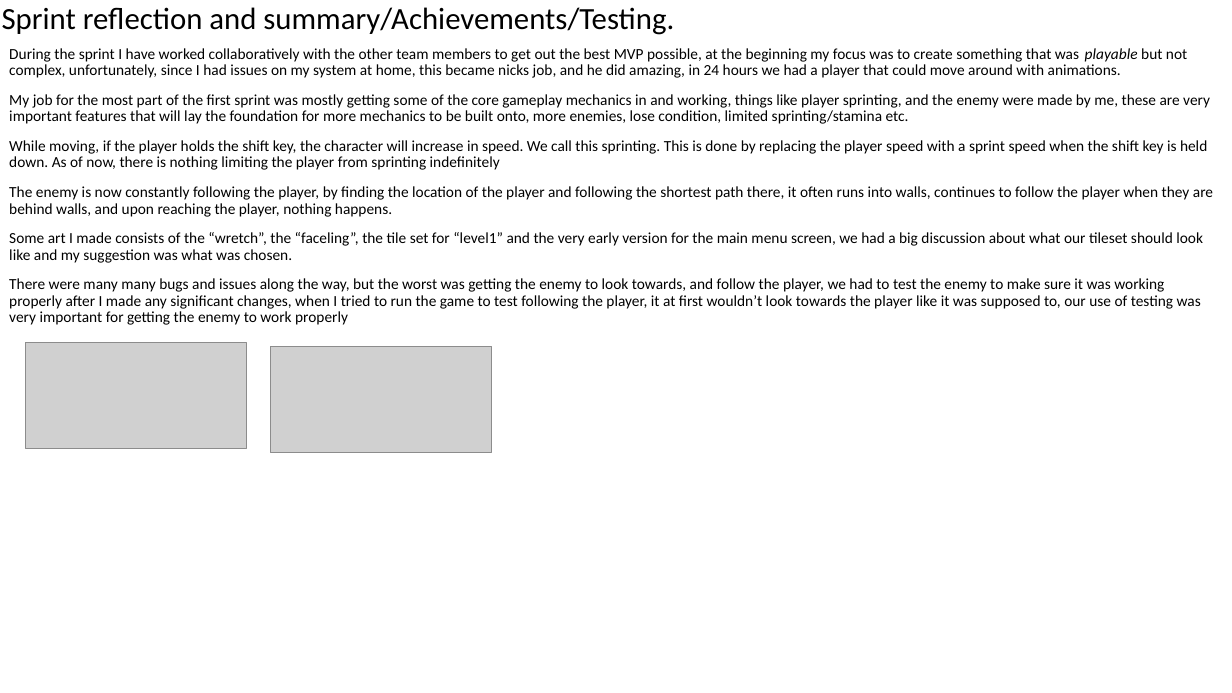
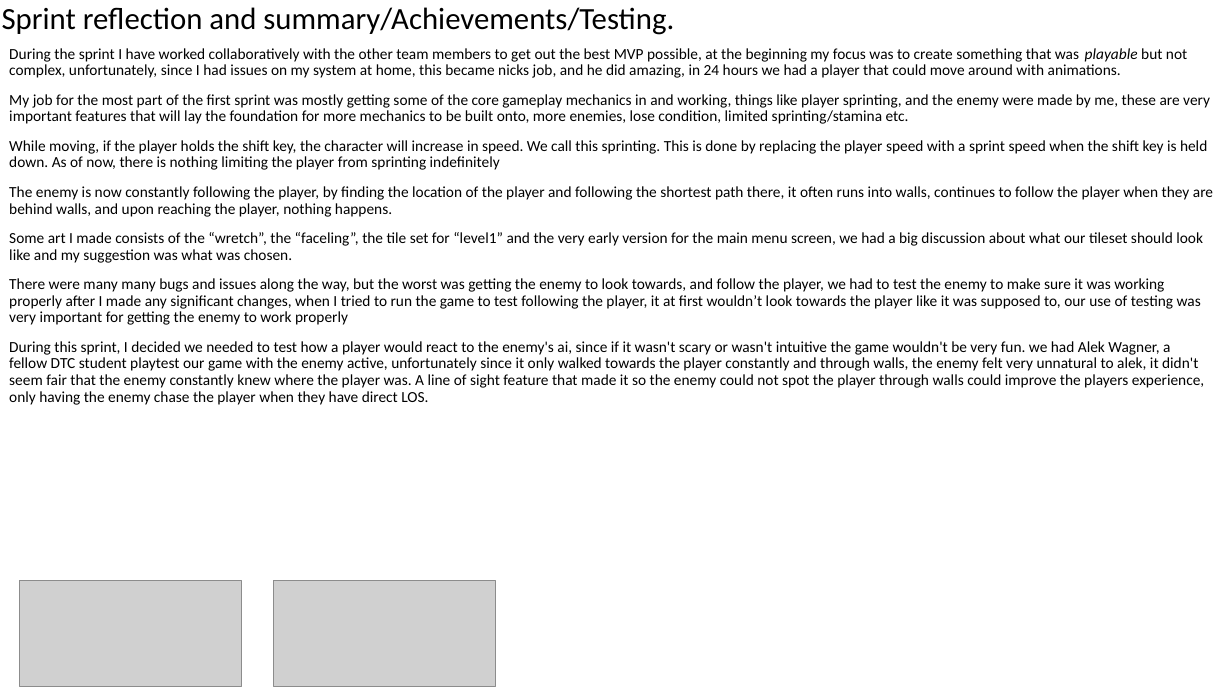
Before and after one commit to Digital-Tech-KKHS/game-design-balzac, a slide deck: slide 4 of documents/sprint-docs/AustinSprint1.pptx. Drawn at 1232x693 pixels with LibreOffice and Linux fonts; fonts in the diff are those of the drawing; grey boxes stand for pictures. Boxes give left, top, right and bottom in pixels: in the first picture for what was removed or moved away, otherwise in the second. Text is boxed around its words. In the diff, an @@ line names an element or a change of style, - is before the commit and + after.

Commit message:
testing

```diff
--- a/documents/sprint-docs/AustinSprint1.pptx
+++ b/documents/sprint-docs/AustinSprint1.pptx
@@ text at (9,341,1204,405): paragraph added @@
+During this sprint, I decided we needed to test how a player would react to the enemy's ai, since if it wasn't scary or wasn't intuitive the game wouldn't be very fun. we had Alek Wagner, a fellow DTC student playtest our game with the enemy active, unfortunately since it only walked towards the player constantly and through walls, the enemy felt very unnatural to alek, it didn't seem fair that the enemy constantly knew where the player was. A line of sight feature that made it so the enemy could not spot the player through walls could improve the players experience, only having the enemy chase the player when they have direct LOS.
@@ picture: place and size @@
-picture at (25,343,247,449)
+picture at (19,580,241,687)
@@ picture: place and size @@
-picture at (271,347,493,453)
+picture at (274,581,495,688)
```
Also in this commit, not shown: 3 other files.
